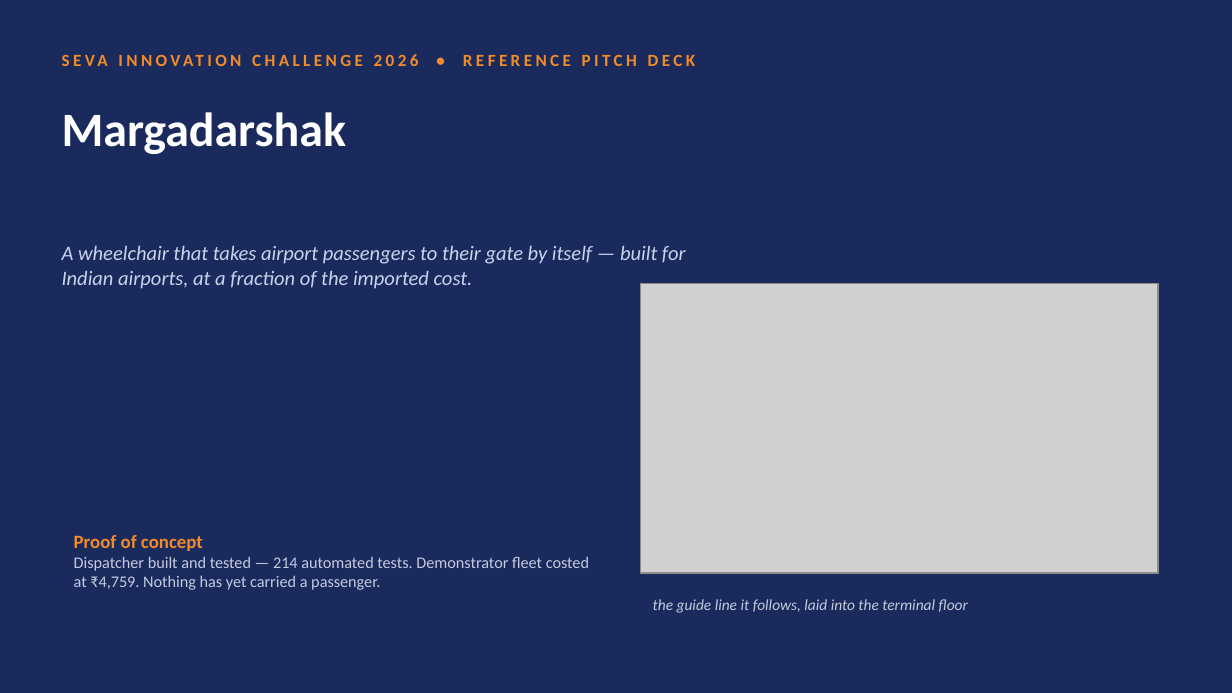
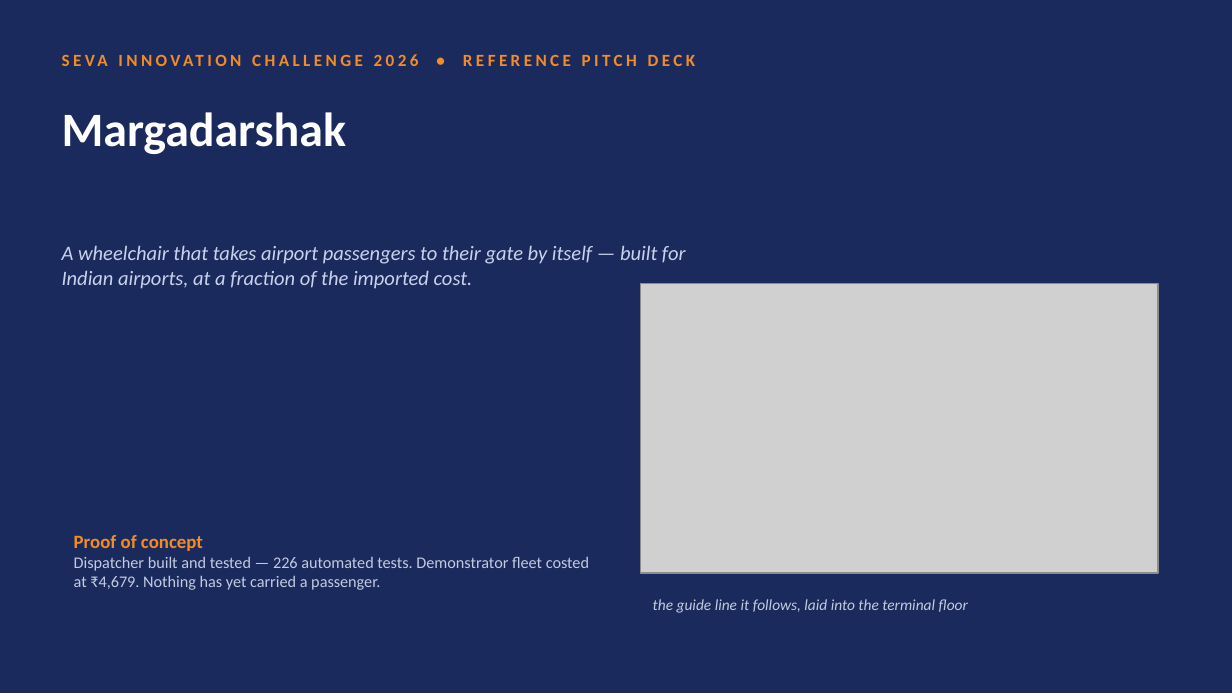
Before and after one commit to undirboy/private-stuff-dw, a slide deck: slide 1 of pitch/seva/margadarshak-seva-2026.pptx. Drawn at 1232x693 pixels with LibreOffice and Linux fonts; fonts in the diff are those of the drawing; grey boxes stand for pictures. Boxes give left, top, right and bottom in pixels: in the first picture for what was removed or moved away, otherwise in the second. Text is boxed around its words. In the diff, an @@ line names an element or a change of style, - is before the commit and + after.

```diff
--- a/pitch/seva/margadarshak-seva-2026.pptx
+++ b/pitch/seva/margadarshak-seva-2026.pptx
@@ text at (74,556,589,590): text changed @@
-Dispatcher built and tested — 214 automated tests. Demonstrator fleet costed at ₹4,759. Nothing has yet carried a passenger.
+Dispatcher built and tested — 226 automated tests. Demonstrator fleet costed at ₹4,679. Nothing has yet carried a passenger.
```
Also in this commit, not shown: 1 other slide changed, 19 other files.
